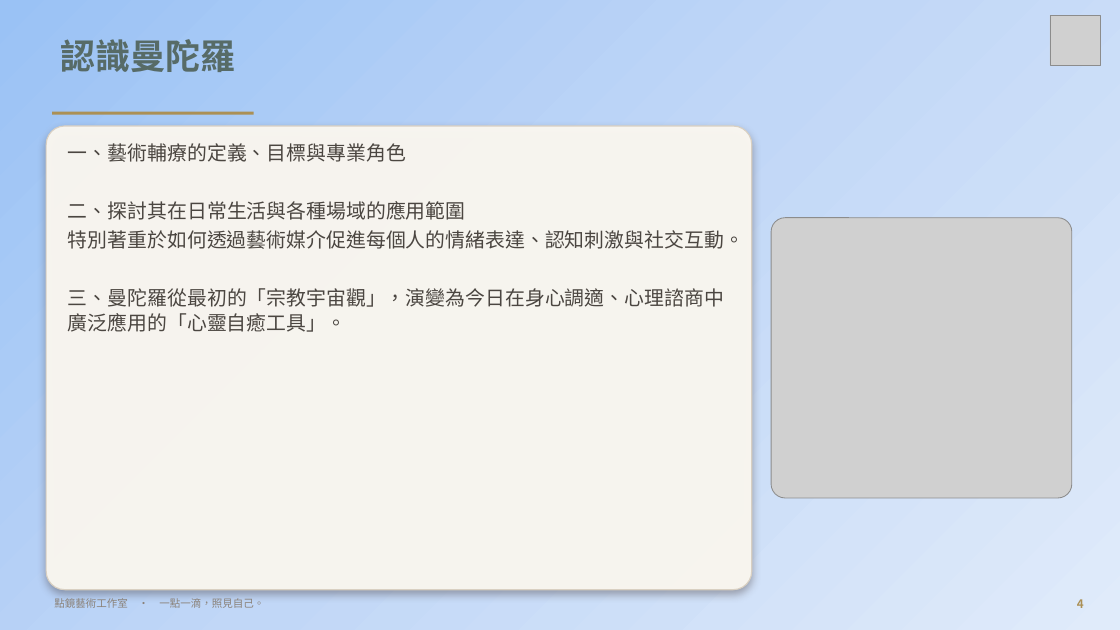
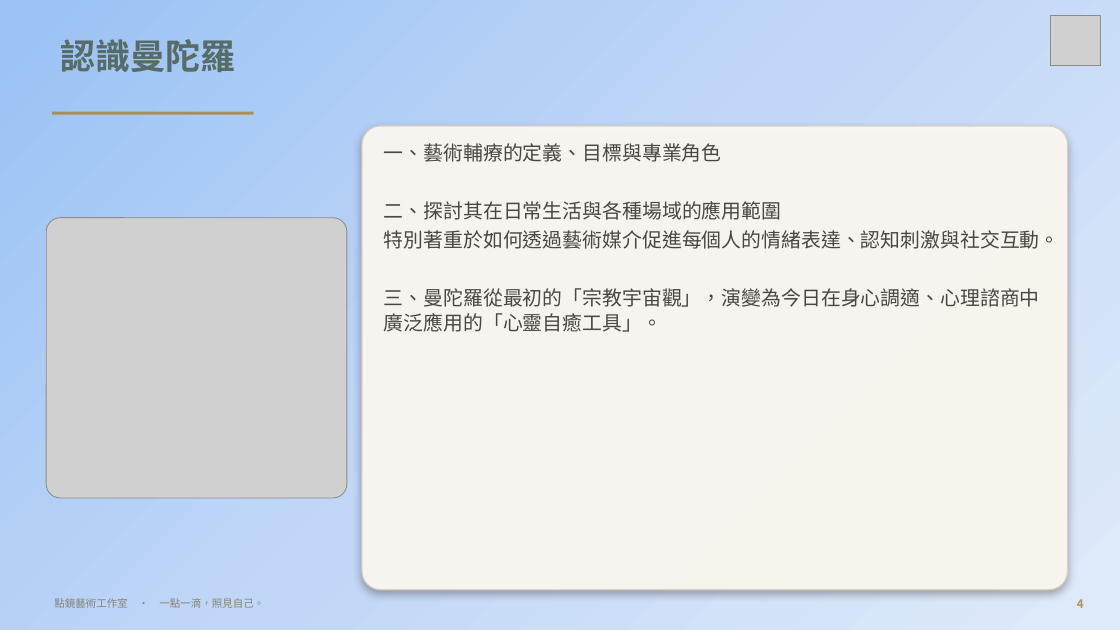
Before and after one commit to serina168/mandala-beginner, a slide deck: slide 4 of 繽紛五感體驗曼陀羅書籤畫_課程大綱.pptx. Drawn at 1120x630 pixels with LibreOffice and Linux fonts; fonts in the diff are those of the drawing; grey boxes stand for pictures; background and template pictures are left out. Boxes give left, top, right and bottom in pixels: in the first picture for what was removed or moved away, otherwise in the second. Text is boxed around its words. In the diff, an @@ line names an element or a change of style, - is before the commit and + after.

```diff
--- a/繽紛五感體驗曼陀羅書籤畫_課程大綱.pptx
+++ b/繽紛五感體驗曼陀羅書籤畫_課程大綱.pptx
@@ rounded rectangle: place and size @@
-rounded rectangle at box(46, 126, 752, 590)
+rounded rectangle at box(362, 126, 1068, 590)
@@ text "一、藝術輔療的定義、目標與專業角色": place and size @@
-text "一、藝術輔療的定義、目標與專業角色" at box(68, 143, 744, 332)
+text "一、藝術輔療的定義、目標與專業角色" at box(384, 143, 1060, 332)
@@ picture: place and size @@
-picture at box(771, 218, 1072, 498)
+picture at box(46, 218, 347, 498)
```
Also in this commit, not shown: 16 other slides changed, 1 other file.
